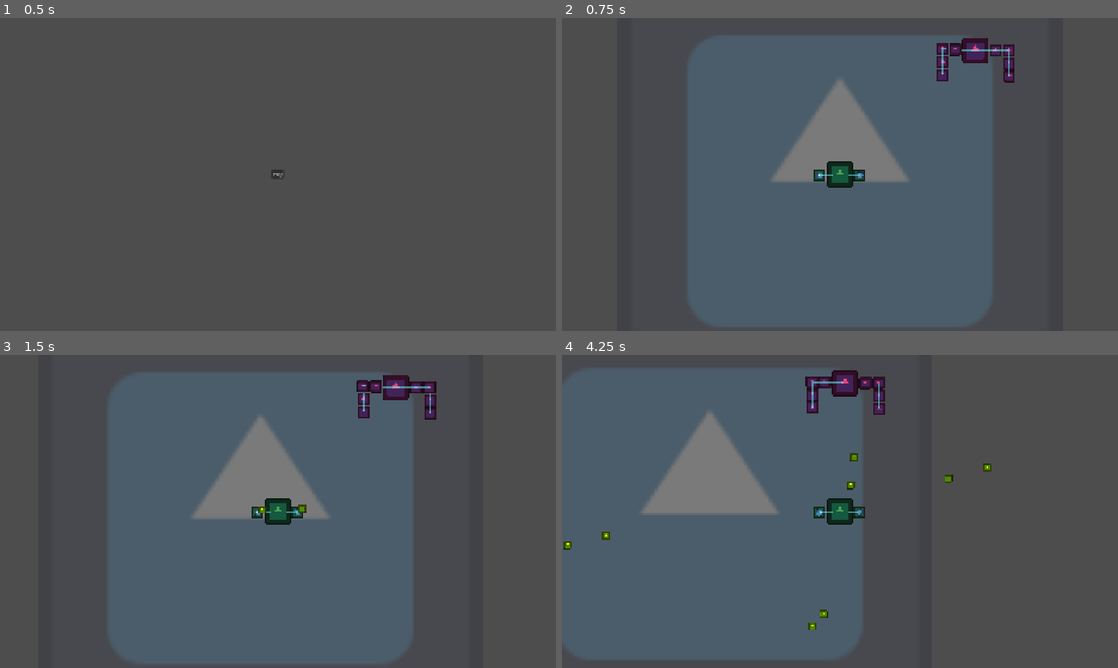
Above: before the commit, frames 1-4 (two rows, left to right).
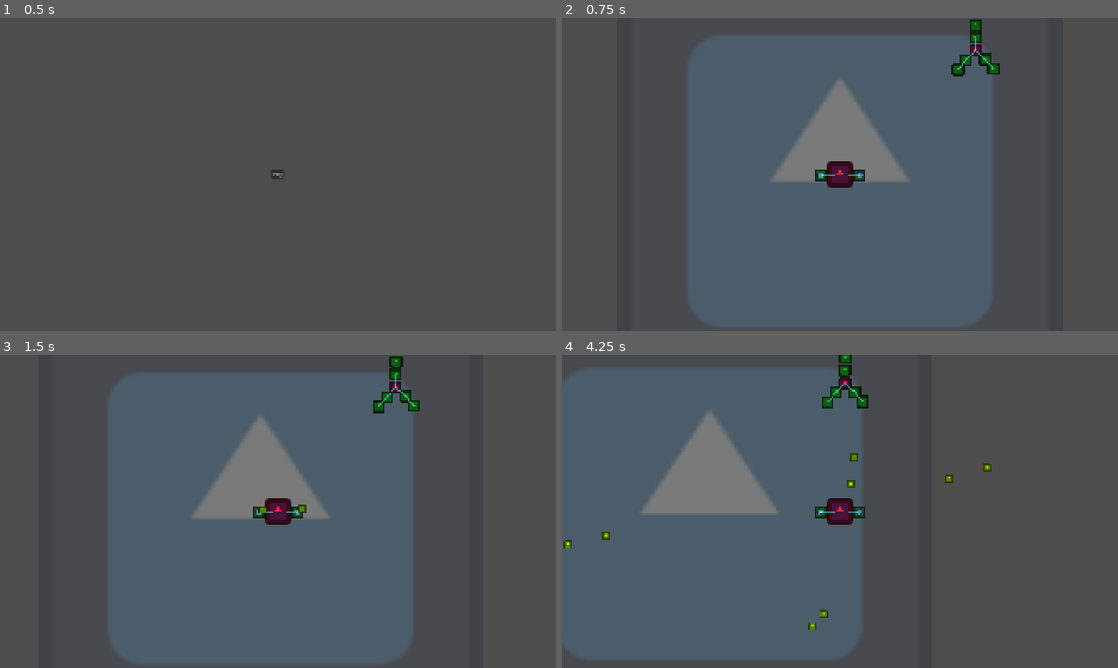
Above: after the commit, the same moments.

Repository: gerep/godot-wild-jam
Game: Godot game, scene res://game/game.tscn
Same seed, same stepped clock (60 frames per second), same inputs: the game is played once before the commit and once after it. The engine's default icon, where the game draws it, is replaced by a stand-in: a white triangle on a blue panel in a dark square.
Inputs (mouse positions are in pixels of both pictures, inside the frame that each line leads up to):
- Up to frame 1 (0.5 s): no input
- Up to frame 2 (0.75 s): click "Play" at 0.5 s
- Up to frame 3 (1.5 s): tap Enter at 1.25 s; move the mouse to (400, 495) at 1.27 s; press the mouse at (400, 495) at 1.28 s; hold D (move_right) from 1.28 s (still down)
- Up to frame 4 (4.25 s): move the mouse to (728, 527) at 2.02 s; release D (move_right) at 2.03 s; release the mouse at (728, 527) at 2.03 s; hold S (move_down) 2.03-2.78 s; click (728, 527) at 2.1 s; move the mouse to (895, 442) at 2.77 s; press the mouse at (895, 442) at 2.78 s; hold D (move_right) 2.78-3.53 s; move the mouse to (812, 574) at 3.52 s; release the mouse at (812, 574) at 3.53 s; hold W (move_up) from 3.53 s (still down); click (812, 574) at 3.6 s

Frame 1 is identical in both runs. In frame 2, 1.8% of the frame differs, in the area x 45-82%, y 0-55%; in frame 3, 1.8%; in frame 4, 1.9%, in the area x 0-71%, y 0-87%.

Commit message:
Separated classes for cells

Diff:
--- a/game/ship_skeleton/cell/cell.gd
+++ b/game/ship_skeleton/cell/cell.gd
@@ -5,7 +5,6 @@
 signal destroyed
 
 # TODO. On core destroyed destroye owner too.
-@export var is_core := false
 @export var health: float
 @export var core_parents: Array[Cell]
 @export var core_children: Array[Cell]
--- /dev/null
+++ b/game/ship_skeleton/cell/cells/basic_cell/basic_cell.tscn
@@ -0,0 +1,15 @@
+[gd_scene format=3 uid="uid://cm6tq3xwihkxl"]
+
+[ext_resource type="PackedScene" uid="uid://73o17dpehsvx" path="res://game/ship_skeleton/cell/cell.tscn" id="1_pff0w"]
+
+[sub_resource type="CapsuleShape2D" id="CapsuleShape2D_uwugc"]
+resource_local_to_scene = true
+radius = 21.0
+height = 42.0
+
+[node name="BasicCell" unique_id=1435320636 instance=ExtResource("1_pff0w")]
+
+[node name="CollisionShape2D" parent="Hurtbox2D" parent_id_path=PackedInt32Array(146611675) index="0" unique_id=2074960276]
+shape = SubResource("CapsuleShape2D_uwugc")
+
+[editable path="Hurtbox2D"]
--- /dev/null
+++ b/game/ship_skeleton/cell/cells/core_cell/core_cell.gd
@@ -0,0 +1,2 @@
+class_name CoreCell
+extends Cell
--- /dev/null
+++ b/game/ship_skeleton/cell/cells/core_cell/core_cell.tscn
@@ -0,0 +1,20 @@
+[gd_scene format=3 uid="uid://dobbdkhwdy6k7"]
+
+[ext_resource type="PackedScene" uid="uid://73o17dpehsvx" path="res://game/ship_skeleton/cell/cell.tscn" id="1_83jxq"]
+[ext_resource type="Script" uid="uid://ck1gqnwn00iqd" path="res://game/ship_skeleton/cell/cells/core_cell/core_cell.gd" id="2_kmhev"]
+
+[sub_resource type="CapsuleShape2D" id="CapsuleShape2D_kmhev"]
+resource_local_to_scene = true
+radius = 21.0
+height = 42.0
+
+[node name="CoreCell" unique_id=1435320636 instance=ExtResource("1_83jxq")]
+script = ExtResource("2_kmhev")
+
+[node name="Sprite2D" parent="." index="0" unique_id=1975990942]
+self_modulate = Color(0.9902808, 0.13887525, 0.29655525, 1)
+
+[node name="CollisionShape2D" parent="Hurtbox2D" parent_id_path=PackedInt32Array(146611675) index="0" unique_id=2074960276]
+shape = SubResource("CapsuleShape2D_kmhev")
+
+[editable path="Hurtbox2D"]
--- a/game/ship_skeleton/ship_skeleton.gd
+++ b/game/ship_skeleton/ship_skeleton.gd
@@ -36,7 +36,7 @@
 		else:
 			cell.activate_hurtbox_layer(CollisionLayers.ENEMY_HURTBOX)
 
-		if cell.is_core:
+		if cell is CoreCell:
 			cell.destroyed.connect(func():
 				destroyed.emit()
 			)
@@ -54,7 +54,7 @@
 			continue
 		var cell := child as Cell
 
-		if cell.is_core:
+		if cell is CoreCell:
 			core = cell
 
 		cell.core_children.clear()
--- a/game/ship_skeleton/ships/basic_enemy_ship.tscn
+++ b/game/ship_skeleton/ships/basic_enemy_ship.tscn
@@ -1,243 +1,52 @@
 [gd_scene format=3 uid="uid://c7dum68n4yu4c"]
 
 [ext_resource type="PackedScene" uid="uid://bf4ndmq7p4rge" path="res://game/ship_skeleton/ship_skeleton.tscn" id="1_qnsh4"]
-[ext_resource type="PackedScene" uid="uid://73o17dpehsvx" path="res://game/ship_skeleton/cell/cell.tscn" id="2_bcme0"]
+[ext_resource type="PackedScene" uid="uid://dobbdkhwdy6k7" path="res://game/ship_skeleton/cell/cells/core_cell/core_cell.tscn" id="2_qnsh4"]
 [ext_resource type="PackedScene" uid="uid://cdeg2ih3g8ys4" path="res://game/ship_skeleton/cell_connector/cell_connector.tscn" id="3_6lbsd"]
-
-[sub_resource type="CapsuleShape2D" id="CapsuleShape2D_qnsh4"]
-resource_local_to_scene = true
-radius = 21.0
-height = 42.0
-
-[sub_resource type="CapsuleShape2D" id="CapsuleShape2D_6lbsd"]
-resource_local_to_scene = true
-radius = 21.0
-height = 42.0
-
-[sub_resource type="CapsuleShape2D" id="CapsuleShape2D_bcme0"]
-resource_local_to_scene = true
-radius = 21.0
-height = 42.0
-
-[sub_resource type="CapsuleShape2D" id="CapsuleShape2D_dxswk"]
-resource_local_to_scene = true
-radius = 21.0
-height = 42.0
-
-[sub_resource type="CapsuleShape2D" id="CapsuleShape2D_85if1"]
-resource_local_to_scene = true
-radius = 21.0
-height = 42.0
-
-[sub_resource type="CapsuleShape2D" id="CapsuleShape2D_eal6g"]
-resource_local_to_scene = true
-radius = 21.0
-height = 42.0
-
-[sub_resource type="CapsuleShape2D" id="CapsuleShape2D_jbcn2"]
-resource_local_to_scene = true
-radius = 21.0
-height = 42.0
-
-[sub_resource type="CapsuleShape2D" id="CapsuleShape2D_ovv5n"]
-resource_local_to_scene = true
-radius = 21.0
-height = 42.0
-
-[sub_resource type="CapsuleShape2D" id="CapsuleShape2D_n60ch"]
-resource_local_to_scene = true
-radius = 45.0
-height = 90.0
+[ext_resource type="PackedScene" uid="uid://cm6tq3xwihkxl" path="res://game/ship_skeleton/cell/cells/basic_cell/basic_cell.tscn" id="3_bcme0"]
 
 [node name="BasicEnemyShip" unique_id=1402492542 instance=ExtResource("1_qnsh4")]
 
-[node name="Cell" parent="." index="0" unique_id=1435320636 node_paths=PackedStringArray("core_parents", "core_children") instance=ExtResource("2_bcme0")]
-position = Vector2(70, 0)
-core_parents = [NodePath("../Core")]
-core_children = [NodePath("../Cell2")]
+[node name="CoreCell" parent="." index="0" unique_id=1435320636 node_paths=PackedStringArray("core_children") instance=ExtResource("2_qnsh4")]
+core_children = [NodePath("../BasicCell3"), NodePath("../BasicCell2"), NodePath("../BasicCell4")]
 
-[node name="Sprite2D" parent="Cell" index="0" unique_id=1975990942]
-self_modulate = Color(0.9272763, 0.2491239, 0.46881247, 1)
+[node name="BasicCell2" parent="." index="1" unique_id=787201621 node_paths=PackedStringArray("core_parents") instance=ExtResource("3_bcme0")]
+position = Vector2(0, -44)
+core_parents = [NodePath("../CoreCell")]
 
-[node name="Hurtbox2D" parent="Cell" index="1" unique_id=146611675]
-collision_layer = 524289
+[node name="BasicCell7" parent="." index="2" unique_id=1533604073 node_paths=PackedStringArray("core_parents") instance=ExtResource("3_bcme0")]
+position = Vector2(1, -88)
+core_parents = [NodePath("../CoreCell")]
 
-[node name="CollisionShape2D" parent="Cell/Hurtbox2D" index="0" unique_id=2074960276]
-shape = SubResource("CapsuleShape2D_qnsh4")
+[node name="BasicCell3" parent="." index="3" unique_id=664797769 node_paths=PackedStringArray("core_parents", "core_children") instance=ExtResource("3_bcme0")]
+position = Vector2(-31, 33)
+core_parents = [NodePath("../CoreCell")]
+core_children = [NodePath("../BasicCell5")]
 
-[node name="Cell5" parent="." index="1" unique_id=1610300131 node_paths=PackedStringArray("core_parents", "core_children") instance=ExtResource("2_bcme0")]
-position = Vector2(-69, -3)
-core_parents = [NodePath("../Core")]
-core_children = [NodePath("../Cell6")]
+[node name="BasicCell5" parent="." index="4" unique_id=1224560515 node_paths=PackedStringArray("core_parents") instance=ExtResource("3_bcme0")]
+position = Vector2(-59, 66)
+core_parents = [NodePath("../BasicCell3")]
 
-[node name="Sprite2D" parent="Cell5" index="0" unique_id=1975990942]
-self_modulate = Color(0.9272763, 0.2491239, 0.46881247, 1)
+[node name="BasicCell4" parent="." index="5" unique_id=748175480 node_paths=PackedStringArray("core_parents", "core_children") instance=ExtResource("3_bcme0")]
+position = Vector2(34, 31)
+core_parents = [NodePath("../CoreCell")]
+core_children = [NodePath("../BasicCell6")]
 
-[node name="Hurtbox2D" parent="Cell5" index="1" unique_id=146611675]
-collision_layer = 524289
+[node name="BasicCell6" parent="." index="6" unique_id=1527645156 node_paths=PackedStringArray("core_parents") instance=ExtResource("3_bcme0")]
+position = Vector2(62, 64)
+core_parents = [NodePath("../BasicCell4")]
 
-[node name="CollisionShape2D" parent="Cell5/Hurtbox2D" index="0" unique_id=2074960276]
-shape = SubResource("CapsuleShape2D_6lbsd")
+[node name="CellConnector" parent="CellConnectors" parent_id_path=PackedInt32Array(1905180700) index="0" unique_id=56162775 instance=ExtResource("3_6lbsd")]
+points = PackedVector2Array(0, 0, -31, 33)
 
-[node name="Cell2" parent="." index="2" unique_id=1282543224 node_paths=PackedStringArray("core_parents", "core_children") instance=ExtResource("2_bcme0")]
-position = Vector2(116, 0)
-core_parents = [NodePath("../Cell")]
-core_children = [NodePath("../Cell3")]
+[node name="@Line2D@36715" parent="CellConnectors" parent_id_path=PackedInt32Array(1905180700) index="1" unique_id=1688052672 instance=ExtResource("3_6lbsd")]
+points = PackedVector2Array(-31, 33, -59, 66)
 
-[node name="Sprite2D" parent="Cell2" index="0" unique_id=1975990942]
-self_modulate = Color(0.9272763, 0.2491239, 0.46881247, 1)
+[node name="@Line2D@36716" parent="CellConnectors" parent_id_path=PackedInt32Array(1905180700) index="2" unique_id=1996280428 instance=ExtResource("3_6lbsd")]
+points = PackedVector2Array(0, 0, 0, -44)
 
-[node name="Hurtbox2D" parent="Cell2" index="1" unique_id=146611675]
-collision_layer = 524289
+[node name="@Line2D@36717" parent="CellConnectors" parent_id_path=PackedInt32Array(1905180700) index="3" unique_id=1279206950 instance=ExtResource("3_6lbsd")]
+points = PackedVector2Array(0, 0, 34, 31)
 
-[node name="CollisionShape2D" parent="Cell2/Hurtbox2D" index="0" unique_id=2074960276]
-shape = SubResource("CapsuleShape2D_bcme0")
-
-[node name="Cell3" parent="." index="3" unique_id=1461208557 node_paths=PackedStringArray("core_parents", "core_children") instance=ExtResource("2_bcme0")]
-position = Vector2(118, 45)
-core_parents = [NodePath("../Cell2")]
-core_children = [NodePath("../Cell4")]
-
-[node name="Sprite2D" parent="Cell3" index="0" unique_id=1975990942]
-self_modulate = Color(0.9272763, 0.2491239, 0.46881247, 1)
-
-[node name="Hurtbox2D" parent="Cell3" index="1" unique_id=146611675]
-collision_layer = 524289
-
-[node name="CollisionShape2D" parent="Cell3/Hurtbox2D" index="0" unique_id=2074960276]
-shape = SubResource("CapsuleShape2D_dxswk")
-
-[node name="Cell4" parent="." index="4" unique_id=2130236111 node_paths=PackedStringArray("core_parents") instance=ExtResource("2_bcme0")]
-position = Vector2(118, 89)
-core_parents = [NodePath("../Cell3")]
-
-[node name="Sprite2D" parent="Cell4" index="0" unique_id=1975990942]
-self_modulate = Color(0.9272763, 0.2491239, 0.46881247, 1)
-
-[node name="Hurtbox2D" parent="Cell4" index="1" unique_id=146611675]
-collision_layer = 524289
-
-[node name="CollisionShape2D" parent="Cell4/Hurtbox2D" index="0" unique_id=2074960276]
-shape = SubResource("CapsuleShape2D_85if1")
-
-[node name="Cell6" parent="." index="5" unique_id=1697822563 node_paths=PackedStringArray("core_parents", "core_children") instance=ExtResource("2_bcme0")]
-position = Vector2(-114, -4)
-core_parents = [NodePath("../Cell5")]
-core_children = [NodePath("../Cell7")]
-
-[node name="Sprite2D" parent="Cell6" index="0" unique_id=1975990942]
-self_modulate = Color(0.9272763, 0.2491239, 0.46881247, 1)
-
-[node name="Hurtbox2D" parent="Cell6" index="1" unique_id=146611675]
-collision_layer = 524289
-
-[node name="CollisionShape2D" parent="Cell6/Hurtbox2D" index="0" unique_id=2074960276]
-shape = SubResource("CapsuleShape2D_eal6g")
-
-[node name="Cell7" parent="." index="6" unique_id=1180149405 node_paths=PackedStringArray("core_parents", "core_children") instance=ExtResource("2_bcme0")]
-position = Vector2(-112, 41)
-core_parents = [NodePath("../Cell6")]
-core_children = [NodePath("../Cell8")]
-
-[node name="Sprite2D" parent="Cell7" index="0" unique_id=1975990942]
-self_modulate = Color(0.9272763, 0.2491239, 0.46881247, 1)
-
-[node name="Hurtbox2D" parent="Cell7" index="1" unique_id=146611675]
-collision_layer = 524289
-
-[node name="CollisionShape2D" parent="Cell7/Hurtbox2D" index="0" unique_id=2074960276]
-shape = SubResource("CapsuleShape2D_jbcn2")
-
-[node name="Cell8" parent="." index="7" unique_id=808268380 node_paths=PackedStringArray("core_parents") instance=ExtResource("2_bcme0")]
-position = Vector2(-112, 85)
-core_parents = [NodePath("../Cell7")]
-
-[node name="Sprite2D" parent="Cell8" index="0" unique_id=1975990942]
-self_modulate = Color(0.9272763, 0.2491239, 0.46881247, 1)
-
-[node name="Hurtbox2D" parent="Cell8" index="1" unique_id=146611675]
-collision_layer = 524289
-
-[node name="CollisionShape2D" parent="Cell8/Hurtbox2D" index="0" unique_id=2074960276]
-shape = SubResource("CapsuleShape2D_ovv5n")
-
-[node name="Core" parent="." index="8" unique_id=1463715219 node_paths=PackedStringArray("core_children") instance=ExtResource("2_bcme0")]
-is_core = true
-core_children = [NodePath("../Cell"), NodePath("../Cell5")]
-
-[node name="Sprite2D" parent="Core" index="0" unique_id=1975990942]
-self_modulate = Color(0.9272763, 0.2491239, 0.46881247, 1)
-scale = Vector2(0.70312494, 0.703125)
-
-[node name="Hurtbox2D" parent="Core" index="1" unique_id=146611675]
-collision_layer = 524289
-
-[node name="CollisionShape2D" parent="Core/Hurtbox2D" index="0" unique_id=2074960276]
-shape = SubResource("CapsuleShape2D_n60ch")
-
-[node name="@Line2D@63347" type="Line2D" parent="CellConnectors" parent_id_path=PackedInt32Array(1905180700) index="0" unique_id=56162775 instance=ExtResource("3_6lbsd")]
-points = PackedVector2Array(0, 0, 70, 0)
-closed = true
-width = 4.0
-default_color = Color(0.3882353, 1, 1, 0.5019608)
-
-[node name="@Line2D@63348" type="Line2D" parent="CellConnectors" parent_id_path=PackedInt32Array(1905180700) index="1" unique_id=1177101353 instance=ExtResource("3_6lbsd")]
-points = PackedVector2Array(70, 0, 116, 0)
-closed = true
-width = 4.0
-default_color = Color(0.3882353, 1, 1, 0.5019608)
-
-[node name="@Line2D@63349" type="Line2D" parent="CellConnectors" parent_id_path=PackedInt32Array(1905180700) index="2" unique_id=1098166117 instance=ExtResource("3_6lbsd")]
-points = PackedVector2Array(116, 0, 118, 45)
-closed = true
-width = 4.0
-default_color = Color(0.3882353, 1, 1, 0.5019608)
-
-[node name="@Line2D@63350" type="Line2D" parent="CellConnectors" parent_id_path=PackedInt32Array(1905180700) index="3" unique_id=1612679351 instance=ExtResource("3_6lbsd")]
-points = PackedVector2Array(118, 45, 118, 89)
-closed = true
-width = 4.0
-default_color = Color(0.3882353, 1, 1, 0.5019608)
-
-[node name="@Line2D@63351" type="Line2D" parent="CellConnectors" parent_id_path=PackedInt32Array(1905180700) index="4" unique_id=2032098528 instance=ExtResource("3_6lbsd")]
-points = PackedVector2Array(0, 0, -69, -3)
-closed = true
-width = 4.0
-default_color = Color(0.3882353, 1, 1, 0.5019608)
-
-[node name="@Line2D@63352" type="Line2D" parent="CellConnectors" parent_id_path=PackedInt32Array(1905180700) index="5" unique_id=945979639 instance=ExtResource("3_6lbsd")]
-points = PackedVector2Array(-69, -3, -114, -4)
-closed = true
-width = 4.0
-default_color = Color(0.3882353, 1, 1, 0.5019608)
-
-[node name="@Line2D@63353" type="Line2D" parent="CellConnectors" parent_id_path=PackedInt32Array(1905180700) index="6" unique_id=992170127 instance=ExtResource("3_6lbsd")]
-points = PackedVector2Array(-114, -4, -112, 41)
-closed = true
-width = 4.0
-default_color = Color(0.3882353, 1, 1, 0.5019608)
-
-[node name="@Line2D@63354" type="Line2D" parent="CellConnectors" parent_id_path=PackedInt32Array(1905180700) index="7" unique_id=1190547623 instance=ExtResource("3_6lbsd")]
-points = PackedVector2Array(-112, 41, -112, 85)
-closed = true
-width = 4.0
-default_color = Color(0.3882353, 1, 1, 0.5019608)
-
-[editable path="Cell"]
-[editable path="Cell/Hurtbox2D"]
-[editable path="Cell5"]
-[editable path="Cell5/Hurtbox2D"]
-[editable path="Cell2"]
-[editable path="Cell2/Hurtbox2D"]
-[editable path="Cell3"]
-[editable path="Cell3/Hurtbox2D"]
-[editable path="Cell4"]
-[editable path="Cell4/Hurtbox2D"]
-[editable path="Cell6"]
-[editable path="Cell6/Hurtbox2D"]
-[editable path="Cell7"]
-[editable path="Cell7/Hurtbox2D"]
-[editable path="Cell8"]
-[editable path="Cell8/Hurtbox2D"]
-[editable path="Core"]
-[editable path="Core/Hurtbox2D"]
+[node name="@Line2D@36718" parent="CellConnectors" parent_id_path=PackedInt32Array(1905180700) index="4" unique_id=1878271516 instance=ExtResource("3_6lbsd")]
+points = PackedVector2Array(34, 31, 62, 64)
--- a/game/ship_skeleton/ships/basic_player_ship.tscn
+++ b/game/ship_skeleton/ships/basic_player_ship.tscn
@@ -1,86 +1,64 @@
 [gd_scene format=3 uid="uid://bh2y05ourewx5"]
 
 [ext_resource type="PackedScene" uid="uid://bf4ndmq7p4rge" path="res://game/ship_skeleton/ship_skeleton.tscn" id="1_2oay7"]
-[ext_resource type="PackedScene" uid="uid://73o17dpehsvx" path="res://game/ship_skeleton/cell/cell.tscn" id="2_oj6ym"]
+[ext_resource type="PackedScene" uid="uid://dobbdkhwdy6k7" path="res://game/ship_skeleton/cell/cells/core_cell/core_cell.tscn" id="2_kwog3"]
 [ext_resource type="PackedScene" uid="uid://dbr5ppouefhpn" path="res://game/ship_skeleton/cell_modifications/base_player_turret.tscn" id="3_gecbi"]
-[ext_resource type="PackedScene" uid="uid://cdeg2ih3g8ys4" path="res://game/ship_skeleton/cell_connector/cell_connector.tscn" id="3_gehtf"]
+[ext_resource type="PackedScene" uid="uid://cm6tq3xwihkxl" path="res://game/ship_skeleton/cell/cells/basic_cell/basic_cell.tscn" id="4_fwr2t"]
+[ext_resource type="PackedScene" uid="uid://cdeg2ih3g8ys4" path="res://game/ship_skeleton/cell_connector/cell_connector.tscn" id="5_kwog3"]
 
-[sub_resource type="CapsuleShape2D" id="CapsuleShape2D_gecbi"]
+[sub_resource type="CapsuleShape2D" id="CapsuleShape2D_kwog3"]
+resource_local_to_scene = true
+radius = 45.0
+height = 90.0
+
+[sub_resource type="CapsuleShape2D" id="CapsuleShape2D_fwr2t"]
 resource_local_to_scene = true
 radius = 21.0
 height = 42.0
 
-[sub_resource type="CapsuleShape2D" id="CapsuleShape2D_kwog3"]
+[sub_resource type="CapsuleShape2D" id="CapsuleShape2D_grfuh"]
 resource_local_to_scene = true
 radius = 21.0
 height = 42.0
 
-[sub_resource type="CapsuleShape2D" id="CapsuleShape2D_fwr2t"]
-resource_local_to_scene = true
-radius = 45.0
-height = 90.0
-
 [node name="BasicPlayerShip" unique_id=1402492542 instance=ExtResource("1_2oay7")]
 
-[node name="Cell4" parent="." index="0" unique_id=1876519128 node_paths=PackedStringArray("core_parents") instance=ExtResource("2_oj6ym")]
-position = Vector2(68, 2)
-core_parents = [NodePath("../Core")]
+[node name="CoreCell" parent="." index="0" unique_id=1435320636 node_paths=PackedStringArray("core_children") instance=ExtResource("2_kwog3")]
+core_children = [NodePath("../BasicCell"), NodePath("../BasicCell2")]
 
-[node name="Sprite2D" parent="Cell4" index="0" unique_id=1975990942]
-self_modulate = Color(0.29587898, 0.6338359, 0.33026555, 1)
+[node name="Sprite2D" parent="CoreCell" index="0" unique_id=1975990942]
+scale = Vector2(0.68750006, 0.68750006)
 
-[node name="Hurtbox2D" parent="Cell4" index="1" unique_id=146611675]
-collision_layer = 524289
-
-[node name="CollisionShape2D" parent="Cell4/Hurtbox2D" index="0" unique_id=2074960276]
-shape = SubResource("CapsuleShape2D_gecbi")
-
-[node name="BasePlayerTurret" parent="Cell4" index="3" unique_id=192713686 instance=ExtResource("3_gecbi")]
-
-[node name="Cell10" parent="." index="1" unique_id=775033792 node_paths=PackedStringArray("core_parents") instance=ExtResource("2_oj6ym")]
-position = Vector2(-70, 3)
-core_parents = [NodePath("../Core")]
-
-[node name="Sprite2D" parent="Cell10" index="0" unique_id=1975990942]
-self_modulate = Color(0.29587898, 0.6338359, 0.33026555, 1)
-
-[node name="Hurtbox2D" parent="Cell10" index="1" unique_id=146611675]
-collision_layer = 524289
-
-[node name="CollisionShape2D" parent="Cell10/Hurtbox2D" index="0" unique_id=2074960276]
+[node name="CollisionShape2D" parent="CoreCell/Hurtbox2D" parent_id_path=PackedInt32Array(1435320636, 146611675) index="0" unique_id=2074960276]
 shape = SubResource("CapsuleShape2D_kwog3")
 
-[node name="BasePlayerTurret" parent="Cell10" index="3" unique_id=1687703012 instance=ExtResource("3_gecbi")]
+[node name="BasicCell" parent="." index="1" unique_id=352178458 node_paths=PackedStringArray("core_parents") instance=ExtResource("4_fwr2t")]
+position = Vector2(68, 2)
+core_parents = [NodePath("../CoreCell")]
 
-[node name="Core" parent="." index="2" unique_id=2079103436 node_paths=PackedStringArray("core_children") instance=ExtResource("2_oj6ym")]
-is_core = true
-core_children = [NodePath("../Cell10"), NodePath("../Cell4")]
-
-[node name="Sprite2D" parent="Core" index="0" unique_id=1975990942]
-self_modulate = Color(0.29587898, 0.6338359, 0.33026555, 1)
-scale = Vector2(0.70312494, 0.703125)
-
-[node name="Hurtbox2D" parent="Core" index="1" unique_id=146611675]
-collision_layer = 524289
-
-[node name="CollisionShape2D" parent="Core/Hurtbox2D" index="0" unique_id=2074960276]
+[node name="CollisionShape2D" parent="BasicCell/Hurtbox2D" parent_id_path=PackedInt32Array(352178458, 146611675) index="0" unique_id=2074960276]
 shape = SubResource("CapsuleShape2D_fwr2t")
 
-[node name="@Line2D@76489" type="Line2D" parent="CellConnectors" parent_id_path=PackedInt32Array(1905180700) index="0" unique_id=56162775 instance=ExtResource("3_gehtf")]
-points = PackedVector2Array(0, 0, -70, 3)
-closed = true
-width = 4.0
-default_color = Color(0.3882353, 1, 1, 0.5019608)
+[node name="BasePlayerTurret" parent="BasicCell" index="3" unique_id=192713686 instance=ExtResource("3_gecbi")]
 
-[node name="@Line2D@76490" type="Line2D" parent="CellConnectors" parent_id_path=PackedInt32Array(1905180700) index="1" unique_id=974963965 instance=ExtResource("3_gehtf")]
+[node name="BasicCell2" parent="." index="2" unique_id=906669145 node_paths=PackedStringArray("core_parents") instance=ExtResource("4_fwr2t")]
+position = Vector2(-67, 3)
+core_parents = [NodePath("../CoreCell")]
+
+[node name="CollisionShape2D" parent="BasicCell2/Hurtbox2D" parent_id_path=PackedInt32Array(906669145, 146611675) index="0" unique_id=2074960276]
+shape = SubResource("CapsuleShape2D_grfuh")
+
+[node name="BasePlayerTurret" parent="BasicCell2" index="3" unique_id=1687703012 instance=ExtResource("3_gecbi")]
+
+[node name="CellConnector" parent="CellConnectors" parent_id_path=PackedInt32Array(1905180700) index="0" unique_id=56162775 instance=ExtResource("5_kwog3")]
 points = PackedVector2Array(0, 0, 68, 2)
-closed = true
-width = 4.0
-default_color = Color(0.3882353, 1, 1, 0.5019608)
 
-[editable path="Cell4"]
-[editable path="Cell4/Hurtbox2D"]
-[editable path="Cell10"]
-[editable path="Cell10/Hurtbox2D"]
-[editable path="Core"]
-[editable path="Core/Hurtbox2D"]
+[node name="@Line2D@21648" parent="CellConnectors" parent_id_path=PackedInt32Array(1905180700) index="1" unique_id=1521109650 instance=ExtResource("5_kwog3")]
+points = PackedVector2Array(0, 0, -67, 3)
+
+[editable path="CoreCell"]
+[editable path="CoreCell/Hurtbox2D"]
+[editable path="BasicCell"]
+[editable path="BasicCell/Hurtbox2D"]
+[editable path="BasicCell2"]
+[editable path="BasicCell2/Hurtbox2D"]
Not shown, added: game/ship_skeleton/cell/cells/core_cell/core_cell.gd.uid
